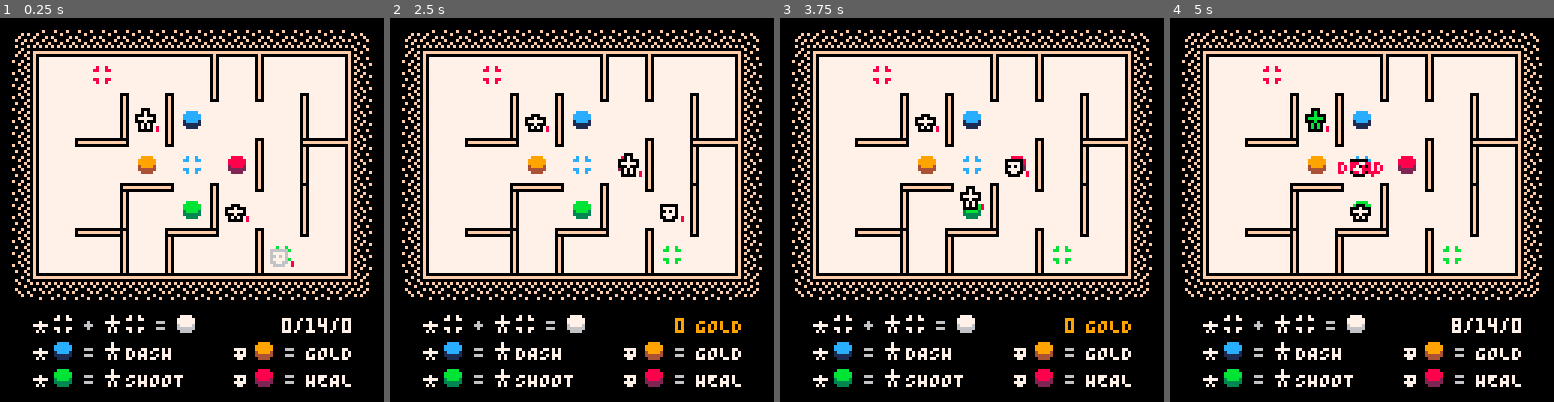
Above: before the commit, frames 1-4 (left to right).
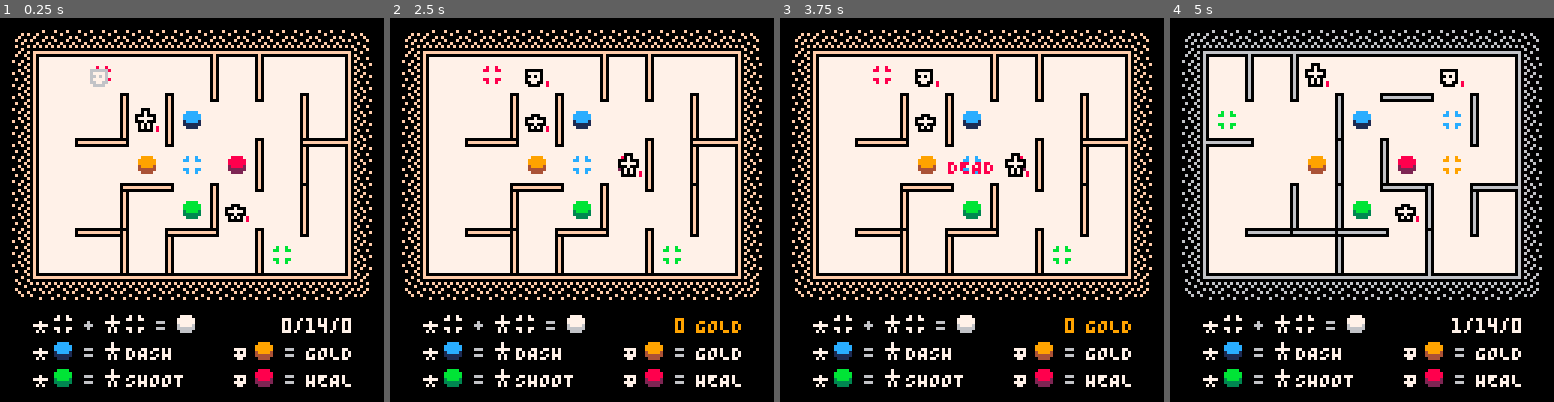
Above: after the commit, the same moments.

Repository: taylordolan/grid-folks
Game: PICO-8 cartridge grid_folks.p8
Two runs of this game, one before a commit and one after it. Both use one fixed random seed, a clock stepped at 60 frames per second and the inputs below.
Inputs:
- Up to frame 1 (0.25 s): no input
- Up to frame 2 (2.5 s): tap X (X key) at 0.33, 1.07, 1.85 s; tap O (Z key) at 0.7, 1.7, 2.1 s; hold Right 1.6-2.1 s; hold Up 2.15-2.42 s; hold Right from 2.47 s (still down)
- Up to frame 3 (3.75 s): tap O (Z key) every 0.4 s from 2.5 to 3.7 s; tap X (X key) at 2.97 s; release Right at 3.03 s; hold Left 3.08-3.58 s; hold Down from 3.63 s (still down)
- Up to frame 4 (5 s): release Down at 3.97 s; hold Right 4.02-4.68 s; tap X (X key) at 4.08 s; tap O (Z key) at 4.1, 4.5, 4.9 s; hold Up from 4.73 s (still down)

The runs differ from the first frame. In frame 1, 0.3% of the frame differs, in the area x 23-77%, y 13-65%; in frame 2, 0.3%; in frame 3, 0.7%; in frame 4, 13%, in the area x 3-97%, y 3-82%.

Commit message:
rework egg behavior

Diff:
--- a/grid_folks.p8
+++ b/grid_folks.p8
@@ -12,19 +12,15 @@
 -- [x] heroes hop when activated
 -- [x] objects should contain their own draw functions
 -- [x] support for manually setting spawn rates
--- [ ] try replacing dash with moving and hitting through walls
--- [ ] move against walls to wait?
--- [ ] bring back enemy eggs that can't be attacked. they should not be allowed to deploy next to heroes, but blocking this doesn't take damage
--- [ ] or allow them to be deployed next to heroes, but blocking them takes one damage
+-- [x] replace dash with moving and hitting through walls
+-- [x] move against walls to wait
+-- [x] bring back enemy eggs that can't be attacked. they should not be allowed to deploy next to heroes
 -- [ ] fix load time on generating walls
--- [ ] shoot should go through enemies (and walls?)
--- [ ] dash should stop on enemies and do one damage
--- [ ] it looks like the stun style isn't showing
 -- [ ] animation for enemy death
 -- [ ] when multiple enemies are present, they should act in random order
 -- [ ] randomly distribute starting abilities
 -- [ ] convert s{} to sx and sy
--- [ ] new enemy types
+-- [ ] new enemy types?
 
 -- game state that gets refreshed on restart
 function _init()
@@ -229,7 +225,8 @@
 
 function spawn_enemy()
   local new_enemy = new_enemy()
-  deploy(new_enemy, {"hero", "enemy"})
+  -- deploy(new_enemy, {"hero", "enemy"})
+  new_enemy.deploy(new_enemy)
   last_spawned_turn = turns
 end
 
@@ -953,50 +950,45 @@
         end
       end
 
+      -- shoot, if possible
+      shoot_target = get_shoot_target(direction)
       if
-        -- location_exists(next_tile) and
-        -- not is_wall_between({self.x, self.y}, next_tile) and
-        -- not find_type_in_tile("hero", next_tile)
-        true
+        location_exists(next_tile) and
+        self.shoot and shoot_target
       then
-        shoot_target = get_shoot_target(direction)
-        if location_exists(next_tile) and self.shoot and shoot_target then
-          -- shoot_target.stunned = true
-          -- shoot_target.sprite = sprites.enemy_stunned
-          hit_enemy(shoot_target, 1)
+        hit_enemy(shoot_target, 1)
+        delay += transition_frames
+        sfx(sounds.shoot, 3)
+        shot_points = {self.s, shoot_target.s}
+        shot_direction = direction
+        remaining_shot_frames = transition_frames
+        player_turn = false
+      elseif self.dash then
+        -- move through a wall
+        if location_exists(next_tile) then
+          step_or_bump(direction)
           delay += transition_frames
-          sfx(sounds.shoot, 3)
-          shot_points = {self.s, shoot_target.s}
-          shot_direction = direction
-          remaining_shot_frames = transition_frames
+          sfx(sounds.dash, 3)
           player_turn = false
-        elseif self.dash then
-          if location_exists(next_tile) then
-            -- local dest = get_dash_dest(direction)
-            step_or_bump(direction)
-            delay += transition_frames
-            player_turn = false
-            -- local targets = get_dash_targets(direction)
-            -- for next in all(targets) do
-            --   hit_enemy(next, 2)
-            -- end
-            -- set_tile(self, dest)
-            -- delay += transition_frames
-            -- sfx(sounds.dash, 3)
-          else
-            set_bump_transition(self, direction, 2, 0)
-            delay += transition_frames
-            player_turn = false
-          end
-        elseif not location_exists(next_tile) or is_wall_between({self.x, self.y}, next_tile) then
+        -- wait
+        else
           set_bump_transition(self, direction, 2, 0)
           delay += transition_frames
           player_turn = false
-        elseif not is_wall_between({self.x, self.y}, next_tile) then
-          step_or_bump(direction)
-          delay += transition_frames
-          player_turn = false
         end
+      -- wait
+      elseif
+        not location_exists(next_tile) or
+        is_wall_between({self.x, self.y}, next_tile)
+      then
+        set_bump_transition(self, direction, 2, 0)
+        delay += transition_frames
+        player_turn = false
+      -- normal step/bump
+      elseif not is_wall_between({self.x, self.y}, next_tile) then
+        step_or_bump(direction)
+        delay += transition_frames
+        player_turn = false
       end
     end,
     draw = function(self)
@@ -1099,12 +1091,13 @@
 -- given an enemy and an amount of damage,
 -- hit it and then kill if it has no health
 function hit_enemy(enemy, damage)
-
-  enemy.health -= damage
-  if (enemy.health <= 0) then
-    has_killed = true
-    del(board[enemy.x][enemy.y], enemy)
-    del(enemies, enemy)
+  if not enemy.stunned then
+    enemy.health -= damage
+    if (enemy.health <= 0) then
+      has_killed = true
+      del(board[enemy.x][enemy.y], enemy)
+      del(enemies, enemy)
+    end
   end
 end
 
@@ -1220,8 +1213,49 @@
 		end,
     draw = function(self)
       spr(self.sprite, self.s[1], self.s[2])
-      draw_health(self.s[1], self.s[2], self.health)
+      if not self.stunned then
+        draw_health(self.s[1], self.s[2], self.health)
+      end
     end,
+    deploy = function(self)
+
+      local valid_tiles = {}
+      local avoid_list = {"hero", "enemy"}
+
+      for x = 1, cols do
+        for y = 1, rows do
+          local tile_is_valid = true
+          local tile = board[x][y]
+          for tile_item in all(tile) do
+            for avoid_item in all(avoid_list) do
+              -- check everything in the tile to see if it matches anything in the avoid list
+              if tile_item.type == avoid_item then
+                tile_is_valid = false
+              end
+            end
+          end
+          if tile_is_valid then
+            add(valid_tiles, {x,y})
+          end
+        end
+      end
+
+      for next in all(valid_tiles) do
+        for dir in all({{-1, 0}, {1, 0}, {0, -1}, {0, 1}}) do
+          local spot = {next[1] + dir[1], next[2] + dir[2]}
+          if location_exists(spot) and find_type_in_tile("hero", spot) then
+            del(valid_tiles, next)
+          end
+        end
+      end
+
+      local index = flr(rnd(#valid_tiles)) + 1
+      local dest = valid_tiles[index]
+      printh(dest[1])
+      printh(dest[2])
+
+      set_tile(self, dest)
+    end
 	}
 	add(enemies, enemy)
   return enemy
